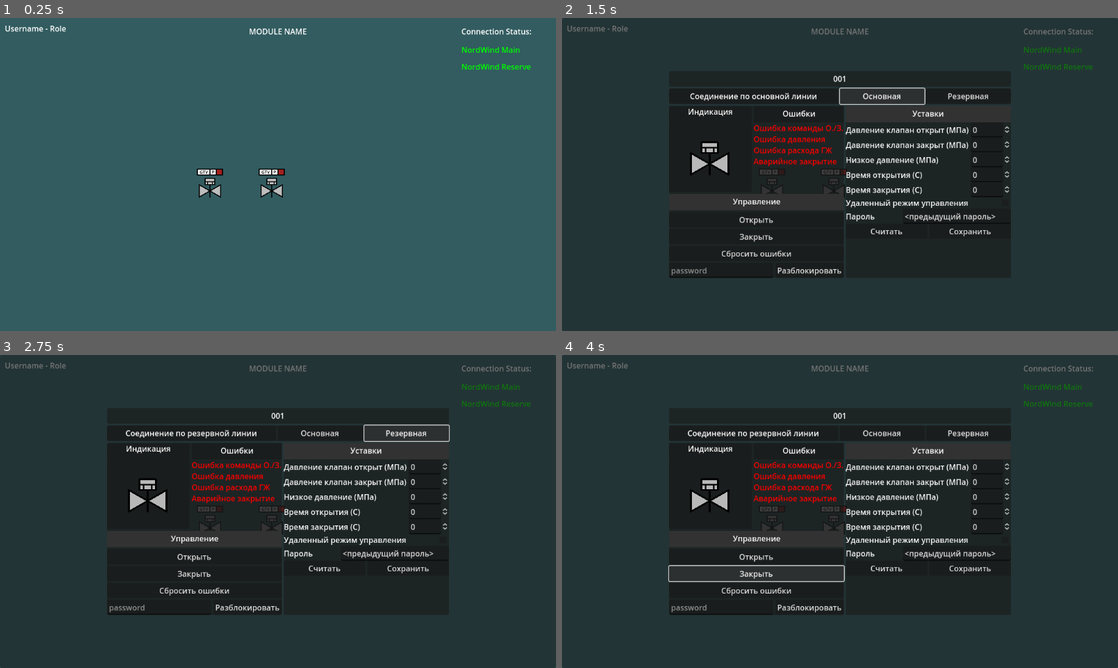
Above: before the commit, frames 1-4 (two rows, left to right).
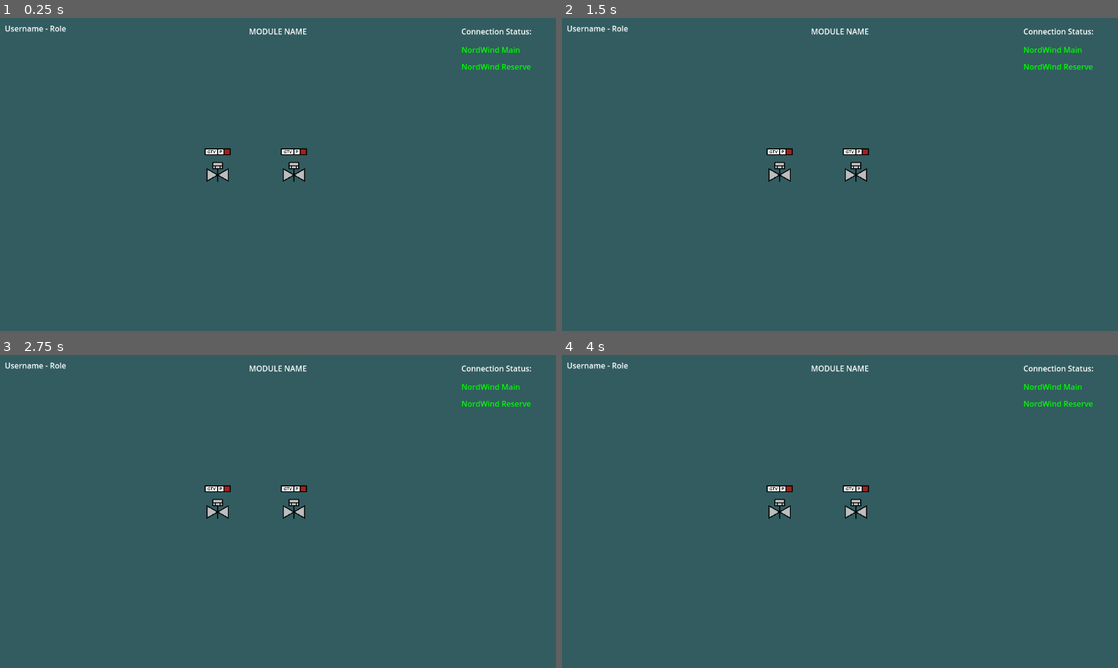
Above: after the commit, the same moments.

Repository: DeniZka/nordwind-scada
Game: Godot game, scene res://script/infrastructure/Application.tscn
Same seed, same stepped clock (60 frames per second), same inputs: the game is played once before the commit and once after it. This scene is started directly instead of the project's main scene.
Inputs (mouse positions are in pixels of both pictures, inside the frame that each line leads up to):
- Up to frame 1 (0.25 s): no input
- Up to frame 2 (1.5 s): tap Enter at 0.5 s; move the mouse to (834, 187) at 0.52 s; click (834, 187) at 0.67 s; click (884, 96) at 1.25 s, where only the run before the commit has a clickable "Основная"
- Up to frame 3 (2.75 s): click (405, 433) at 2 s, where only the run before the commit has a clickable "Резервная"
- Up to frame 4 (4 s): click (756, 555) at 2.75 s, where only the run before the commit has a clickable "Открыть"; click (756, 574) at 3.5 s, where only the run before the commit has a clickable "Закрыть"

The runs differ from the first frame. In frame 1, 1.0% of the frame differs, in the area x 35-56%, y 41-58%; in frame 2, 100%; in frame 3, 100%, in the area x 0-100%, y 0-100%; in frame 4, 100%.
Error in both runs: Attempt to call function 'eof_reached' in base 'null instance' on a null instance. (res://script/user.gd:52)

Commit message:
fixed errors by devices global id

Diff:
--- a/script/infrastructure/Application.tscn
+++ b/script/infrastructure/Application.tscn
@@ -163,18 +163,21 @@
 "
 vertical_alignment = 1
 
-[node name="GTVDevice" parent="StateMachine/Workplace/Control/Subsea Control Module 701" instance=ExtResource("11_oe0nf")]
-position = Vector2(563, 358)
-
-[node name="Label" parent="StateMachine/Workplace/Control/Subsea Control Module 701/GTVDevice" instance=ExtResource("12_t0l4f")]
-position = Vector2(-0.000244141, -195)
+[node name="GTVDevice 001" parent="StateMachine/Workplace/Control/Subsea Control Module 701" instance=ExtResource("11_oe0nf")]
+position = Vector2(609, 325)
+
+[node name="Label" parent="StateMachine/Workplace/Control/Subsea Control Module 701/GTVDevice 001" instance=ExtResource("12_t0l4f")]
+position = Vector2(0, -240)
+scale = Vector2(1, 1)
 mode = "Р"
 
-[node name="GTVDevice2" parent="StateMachine/Workplace/Control/Subsea Control Module 701" instance=ExtResource("11_oe0nf")]
-position = Vector2(435, 358)
-
-[node name="Label" parent="StateMachine/Workplace/Control/Subsea Control Module 701/GTVDevice2" instance=ExtResource("12_t0l4f")]
-position = Vector2(-0.000244141, -195)
+[node name="GTVDevice 002" parent="StateMachine/Workplace/Control/Subsea Control Module 701" instance=ExtResource("11_oe0nf")]
+position = Vector2(451, 325)
+index = "002"
+
+[node name="Label" parent="StateMachine/Workplace/Control/Subsea Control Module 701/GTVDevice 002" instance=ExtResource("12_t0l4f")]
+position = Vector2(0, -240)
+scale = Vector2(1, 1)
 mode = "Р"
 
 [node name="GTVWindow" type="Control" parent="StateMachine/Workplace/Control" node_paths=PackedStringArray("caption_label", "connection_id_label")]
--- a/script/infrastructure/MultiNordWind.gd
+++ b/script/infrastructure/MultiNordWind.gd
@@ -30,9 +30,9 @@
 	connect_all()
 	pass
 
-func signals_by_dict(id: String, signals1: Dictionary, signals2: Dictionary, direction: Variant) -> void:
-	first_nord_wind.signalsByDict(id, signals1, direction)
-	second_nord_wind.signalsByDict(id, signals2, direction)
+func signals_by_dict(id: String, signals: Dictionary, direction: Variant) -> void:
+	first_nord_wind.signalsByDict(id, signals, direction)
+	second_nord_wind.signalsByDict(id, signals, direction)
 	pass
 
 static func _connect_to_server(nord_wind: NordWind, connection: ConnectionSettings, initialization: String, id: int) -> void:
@@ -55,13 +55,11 @@
 	pass
 
 func send_exchange() -> void:
-	print("SEND EXCHANGE!")
 	first_nord_wind.sendExchnge()
 	second_nord_wind.sendExchnge()
 
 	print("NORDWIND #0 connection: " + str(first_nord_wind.srvConnected()))
 	print("NORDWIND #1 connection: " + str(second_nord_wind.srvConnected()))
-
 	pass
 
 func connect_all() -> void:
--- a/script/infrastructure/Workplace/ControlModule.gd
+++ b/script/infrastructure/Workplace/ControlModule.gd
@@ -45,6 +45,7 @@
 
 func read(data: Dictionary, id: String, connection_id: int = 0) -> void:
 	Log.usr("Чтение уставок для %s" % id)
+	print(id + ";" + str(connection_id))
 	var connection = moduleData.get_connection(connection_id)
 	_exchange(data, id, connection.ip, connection.port, nwSignal.DIR_READ)
 	pass
--- a/script/infrastructure/Workplace/Devices/GTVDevice.gd
+++ b/script/infrastructure/Workplace/Devices/GTVDevice.gd
@@ -1,7 +1,7 @@
 @tool
 extends Device
 
-var vlvName = ""
+var vlvName = "GTV"
 @export var ValveName = "GTV":
 	get:
 		return vlvName
@@ -31,36 +31,8 @@
 signal show_gtv_menu
 signal show_menu(device: Device)
 
-var GID = "701" #FIXME: GET CORRECT GID
-
 #read self global signals
 var signals = {
-	"open_rem": null,  #сигнал открытия дошел
-	"close_rem": null, #сигнал закрытия дошел
-	"open": null,      #открыт
-	"closed": null,    #акрыт
-	"oc_alarm": null,  #не открылся
-	"pm_alarm": null,  #не перерасход жидкости
-	"remote": null,
-	#preload other needed signal for opening menu pre ready signals
-	"interlock": null
-	#TODO: complete list
-}
-
-var signals1 = {
-	"open_rem": null,  #сигнал открытия дошел
-	"close_rem": null, #сигнал закрытия дошел
-	"open": null,      #открыт
-	"closed": null,    #акрыт
-	"oc_alarm": null,  #не открылся
-	"pm_alarm": null,  #не перерасход жидкости
-	"remote": null,
-	#preload other needed signal for opening menu pre ready signals
-	"interlock": null
-	#TODO: complete list
-}
-
-var signals2 = {
 	"open_rem": null,  #сигнал открытия дошел
 	"close_rem": null, #сигнал закрытия дошел
 	"open": null,      #открыт
@@ -77,13 +49,10 @@
 	return module_id + vlvName + index
 
 func _get_signals() -> Dictionary:
-	return signals1
-
-func _get_signals2() -> Dictionary:
-	return signals2
+	return signals
 
 func _on_signals_updated(id: int) -> void:
-	#signalsUpdated()
+	signalsUpdated()
 	pass
 
 func signalsUpdated():
--- a/script/infrastructure/Workplace/Devices/GTVDevice.tscn
+++ b/script/infrastructure/Workplace/Devices/GTVDevice.tscn
@@ -12,7 +12,6 @@
 [node name="GTVDevice" type="Node2D"]
 scale = Vector2(0.2, 0.2)
 script = ExtResource("1_exaf2")
-ValveName = ""
 valve_graphics_node = NodePath("ValveGraphics")
 alarm_node = NodePath("ValveAlarm")
 
--- a/script/infrastructure/Workplace/Module.gd
+++ b/script/infrastructure/Workplace/Module.gd
@@ -8,17 +8,14 @@
 	module_id = module_id
 	base_nord_wind = nord_wind
 	base_nord_wind.connect("update", _on_signals_updated)
-	base_nord_wind.signals_by_dict(get_global_id(), _get_signals1(), _get_signals2(), nwSignal.DIR_READ)
+	base_nord_wind.signals_by_dict(get_global_id(), _get_signals(), nwSignal.DIR_READ)
 	#base_nord_wind.signalsByDict(get_global_id(), _get_signals(), nwSignal.DIR_READ)
 
 
 func get_global_id() -> String:
 	return module_id
 
-func _get_signals1() -> Dictionary:
-	return {"":null}
-
-func _get_signals2() -> Dictionary:
+func _get_signals() -> Dictionary:
 	return {"":null}
 
 func _on_signals_updated(id: int) -> void:
--- a/script/infrastructure/Workplace/module701_connectionB.tres
+++ b/script/infrastructure/Workplace/module701_connectionB.tres
@@ -4,5 +4,5 @@
 
 [resource]
 script = ExtResource("1_4t5b6")
-ip = "192.168.100.42"
+ip = "192.168.100.41"
 port = 22375
